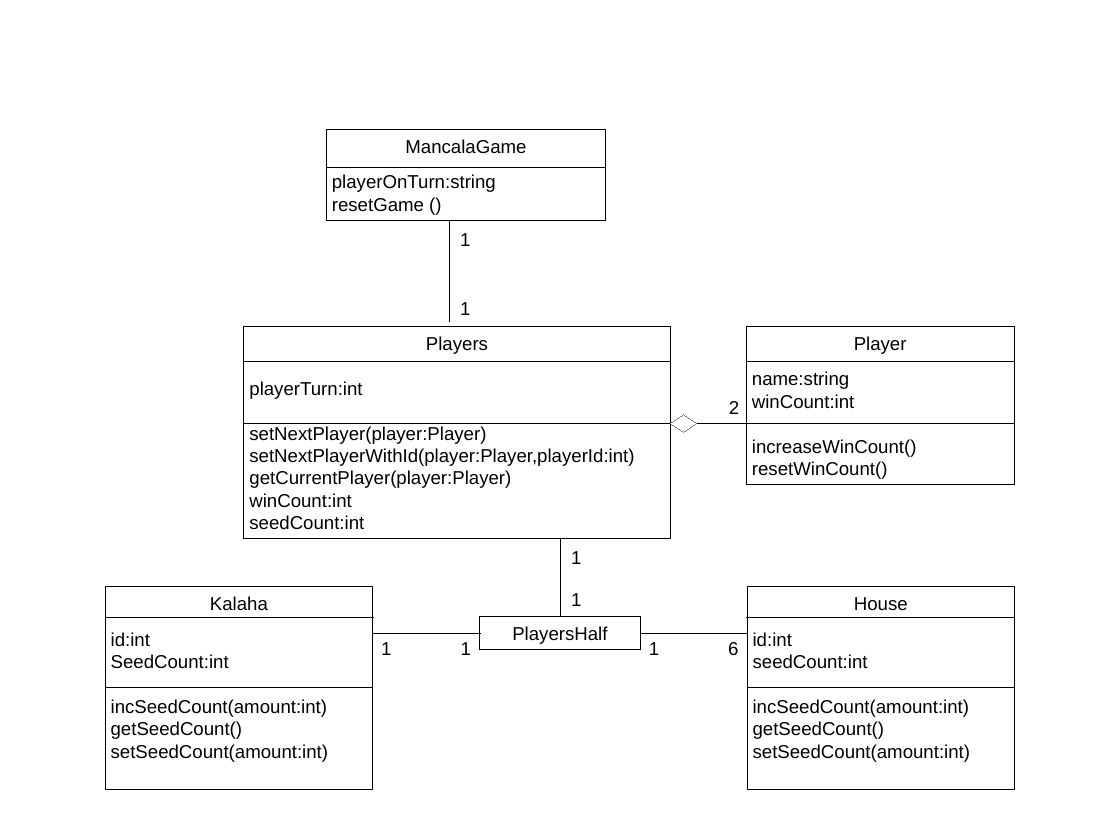
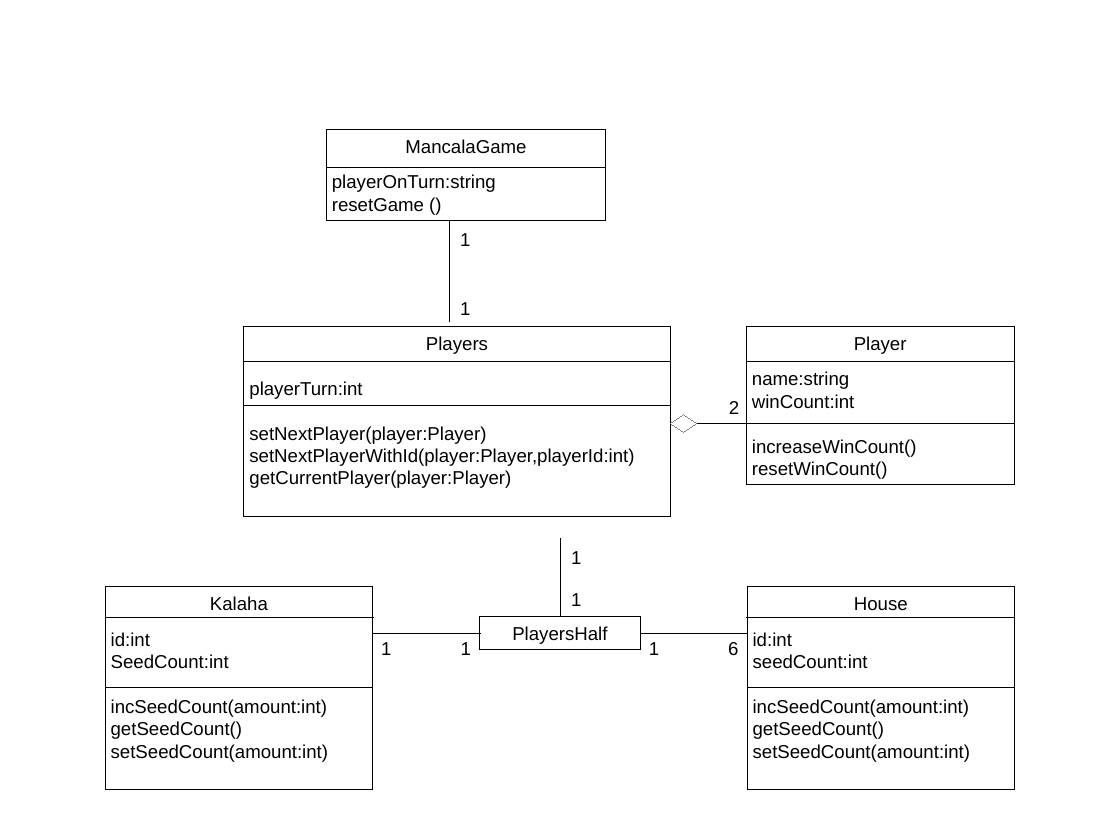
Before and after one commit to maxwuestehube/xmlpraktikum, a slide deck: slide 1 of mancala/4_xquery/Klassendiagramm.odp. Drawn at 1120x840 pixels with LibreOffice and Linux fonts; fonts in the diff are those of the drawing. Boxes give left, top, right and bottom in pixels: in the first picture for what was removed or moved away, otherwise in the second. Text is boxed around its words. In the diff, an @@ line names an element or a change of style, - is before the commit and + after.

```diff
--- a/mancala/4_xquery/Klassendiagramm.odp
+++ b/mancala/4_xquery/Klassendiagramm.odp
@@ rectangle "Players": place and size @@
-rectangle "Players" at [244,326,671,539]
+rectangle "Players" at [244,326,671,516]
@@ line moved from (244, 423) - (670, 423) to (244, 405) - (670, 405) @@
@@ text in rectangle at [249,493,364,530]: paragraphs removed @@
-winCount:int
-seedCount:int
```
Also in this commit, not shown: 1 other file.
